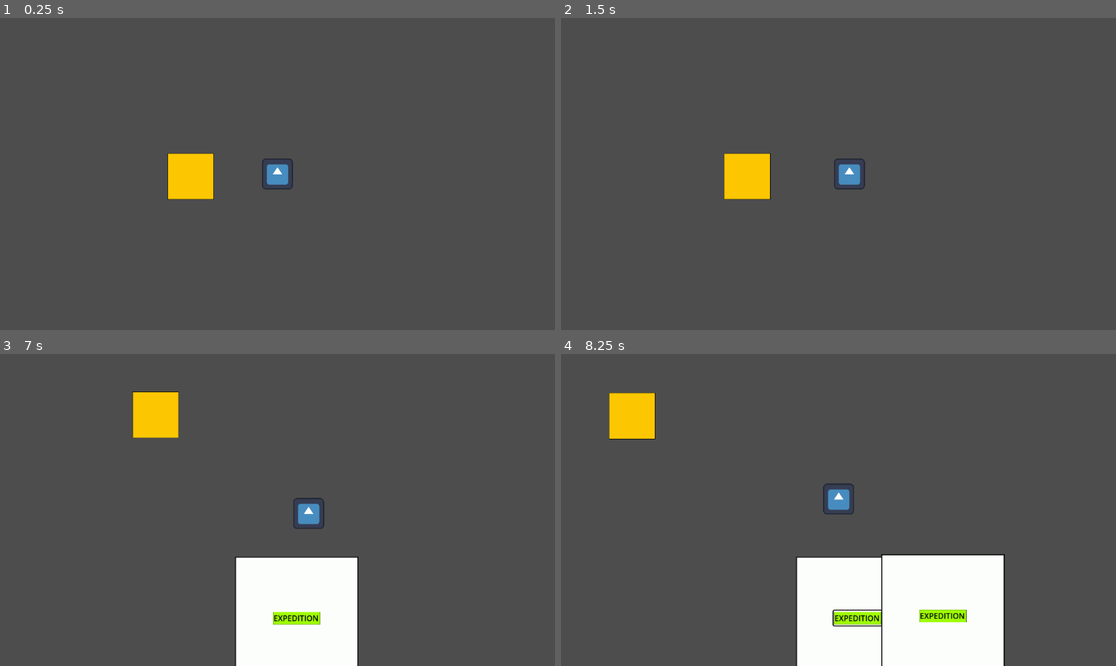
Above: before the commit, frames 1-4 (two rows, left to right).
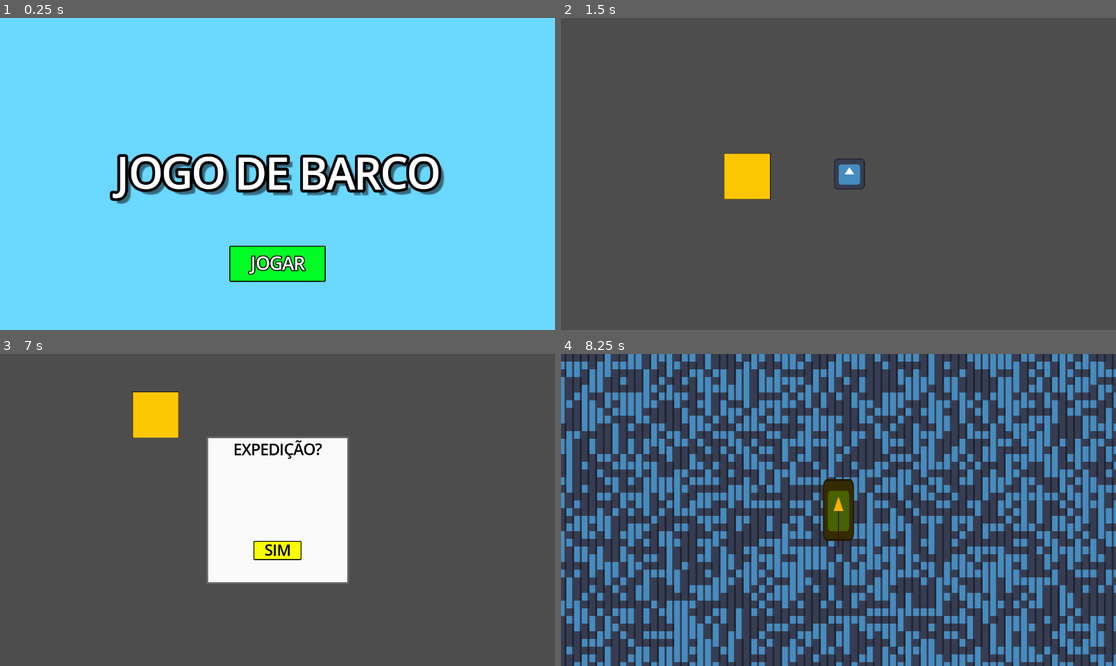
Above: after the commit, the same moments.

Repository: joaohprates/bugfeatfp
Game: Godot game, scene res://Scenes/Tela_Inicial.tscn
Two runs of this game, one before a commit and one after it. Both use one fixed random seed, a clock stepped at 60 frames per second and the inputs below. Before the commit the project starts from res://Scenes/Room.tscn. The engine's default icon, where the game draws it, is replaced by a stand-in: a white triangle on a blue panel in a dark square.
Inputs (mouse positions are in pixels of both pictures, inside the frame that each line leads up to):
- Up to frame 1 (0.25 s): no input
- Up to frame 2 (1.5 s): click (838, 264) at 0.5 s, where only the run after the commit has a clickable "JOGAR"; move the mouse to (960, 158) at 1.27 s; hold D (RIGHT) from 1.28 s (still down); tap E (Interact) at 1.35 s
- Up to frame 3 (7 s): move the mouse to (166, 525) at 2.02 s; release D (RIGHT) at 2.03 s; hold S (DOWN) 2.03-2.78 s; tap Shift (Anchor) at 2.1, 5.1 s; tap E (Interact) at 2.3, 2.85, 3.8, 4.35, 5.3, 5.85, 6.8 s; move the mouse to (333, 441) at 2.77 s; hold D (RIGHT) 2.78-3.53 s; move the mouse to (249, 572) at 3.52 s; hold W (UP) 3.53-4.28 s; right-click (249, 572) at 3.6 s; move the mouse to (444, 556) at 4.27 s; hold A (LEFT) 4.28-5.78 s; move the mouse to (111, 463) at 5.02 s; move the mouse to (305, 510) at 5.77 s; hold S (DOWN) 5.78-6.53 s; move the mouse to (194, 432) at 6.52 s; hold D (RIGHT) from 6.53 s (still down); right-click (194, 432) at 6.6 s
- Up to frame 4 (8.25 s): release D (RIGHT) at 7.25 s; click "EXPEDITION" (after the commit: "SIM") at 7.25 s; move the mouse to (960, 494) at 8.02 s; hold W (UP) from 8.03 s (still down); tap E (Interact) at 8.1 s

The runs differ from the first frame. In frame 1, 100% of the frame differs, in the area x 0-100%, y 0-100%; in frame 2, nothing differs; in frame 3, 16%; in frame 4, 61%.

Commit message:
Finalização do protótipo do sprint
adicionada tela inicial e totem que leva à expedição

Diff:
--- a/BOAT-Prototype/Entities/Player.tscn
+++ b/BOAT-Prototype/Entities/Player.tscn
@@ -11,8 +11,6 @@
 
 [node name="Player" type="CharacterBody2D"]
 script = ExtResource("1_1iada")
-
-[node name="CanvasLayer" type="CanvasLayer" parent="."]
 
 [node name="Icon" type="Sprite2D" parent="."]
 scale = Vector2(0.5, 0.5)
@@ -30,3 +28,14 @@
 
 [node name="Camera2D" type="Camera2D" parent="."]
 position_smoothing_enabled = true
+
+[node name="CanvasLayer" type="CanvasLayer" parent="."]
+
+[node name="UI" type="Control" parent="CanvasLayer"]
+layout_mode = 3
+anchors_preset = 15
+anchor_right = 1.0
+anchor_bottom = 1.0
+grow_horizontal = 2
+grow_vertical = 2
+metadata/_edit_lock_ = true
--- /dev/null
+++ b/BOAT-Prototype/Load_Screen.gd
@@ -0,0 +1,37 @@
+extends Control
+
+signal scene_loaded(path)
+
+@onready var path = Global.prox_cena
+@onready var bar = get_node("MarginContainer/VBoxContainer/ProgressBar")
+var progress_val
+
+
+
+func _ready() -> void:
+	_load(path)
+
+func _load(path_to_load):
+	ResourceLoader.load_threaded_request(path_to_load)
+	print('loaded')
+
+func _process(delta: float) -> void:
+	if not path:
+		return
+	var progress = []
+	var status = ResourceLoader.load_threaded_get_status(path, progress)
+	print(status)
+	if status == ResourceLoader.ThreadLoadStatus.THREAD_LOAD_IN_PROGRESS:
+		progress_val = progress[0]*100
+		bar.value = move_toward(bar.value, progress_val, delta * 20)
+
+	if status == ResourceLoader.ThreadLoadStatus.THREAD_LOAD_LOADED:
+		bar.value = move_toward(bar.value, 100.0, delta * 150)
+
+		if bar.value >= 99.0:
+			scene_loaded.emit(path)
+
+
+
+func _on_scene_loaded(path: Variant) -> void:
+	get_tree().change_scene_to_file(path)
--- /dev/null
+++ b/BOAT-Prototype/Scenes/Tela_Inicial.tscn
@@ -0,0 +1,103 @@
+[gd_scene load_steps=5 format=3 uid="uid://ddghqq0qp5h1q"]
+
+[ext_resource type="Script" uid="uid://crmrpwc1e8uen" path="res://TelaInicial.gd" id="1_84x8i"]
+[ext_resource type="StyleBox" uid="uid://dyq5s02mykhdw" path="res://UI/Button.tres" id="2_pwxgj"]
+
+[sub_resource type="LabelSettings" id="LabelSettings_bodlx"]
+font_size = 86
+outline_size = 25
+outline_color = Color(0, 0, 0, 1)
+shadow_size = 10
+shadow_color = Color(0, 0, 0, 0.298039)
+shadow_offset = Vector2(10, 10)
+
+[sub_resource type="LabelSettings" id="LabelSettings_qhp4a"]
+font_size = 36
+outline_size = 10
+outline_color = Color(0, 0, 0, 1)
+
+[node name="Control" type="Control"]
+layout_mode = 3
+anchors_preset = 15
+anchor_right = 1.0
+anchor_bottom = 1.0
+grow_horizontal = 2
+grow_vertical = 2
+script = ExtResource("1_84x8i")
+
+[node name="ColorRect" type="ColorRect" parent="."]
+layout_mode = 1
+anchors_preset = 15
+anchor_right = 1.0
+anchor_bottom = 1.0
+grow_horizontal = 2
+grow_vertical = 2
+color = Color(0.42, 0.845333, 1, 1)
+
+[node name="Label" type="Label" parent="."]
+layout_mode = 1
+anchors_preset = 8
+anchor_left = 0.5
+anchor_top = 0.5
+anchor_right = 0.5
+anchor_bottom = 0.5
+offset_left = -335.5
+offset_top = -60.0208
+offset_right = 335.5
+offset_bottom = 60.0208
+grow_horizontal = 2
+grow_vertical = 2
+theme_override_font_sizes/font_size = 86
+text = "JOGO DE BARCO"
+label_settings = SubResource("LabelSettings_bodlx")
+
+[node name="MarginContainer" type="MarginContainer" parent="."]
+layout_mode = 1
+anchors_preset = 15
+anchor_right = 1.0
+anchor_bottom = 1.0
+grow_horizontal = 2
+grow_vertical = 2
+theme_override_constants/margin_left = 100
+theme_override_constants/margin_top = 100
+theme_override_constants/margin_right = 100
+theme_override_constants/margin_bottom = 100
+
+[node name="Button" type="Button" parent="MarginContainer"]
+custom_minimum_size = Vector2(200, 75)
+layout_mode = 2
+size_flags_horizontal = 4
+size_flags_vertical = 8
+theme_override_styles/focus = ExtResource("2_pwxgj")
+theme_override_styles/disabled_mirrored = ExtResource("2_pwxgj")
+theme_override_styles/disabled = ExtResource("2_pwxgj")
+theme_override_styles/hover_pressed_mirrored = ExtResource("2_pwxgj")
+theme_override_styles/hover_pressed = ExtResource("2_pwxgj")
+theme_override_styles/hover_mirrored = ExtResource("2_pwxgj")
+theme_override_styles/hover = ExtResource("2_pwxgj")
+theme_override_styles/pressed_mirrored = ExtResource("2_pwxgj")
+theme_override_styles/pressed = ExtResource("2_pwxgj")
+theme_override_styles/normal_mirrored = ExtResource("2_pwxgj")
+theme_override_styles/normal = ExtResource("2_pwxgj")
+
+[node name="Label" type="Label" parent="MarginContainer/Button"]
+layout_mode = 1
+anchors_preset = 8
+anchor_left = 0.5
+anchor_top = 0.5
+anchor_right = 0.5
+anchor_bottom = 0.5
+offset_left = -56.0
+offset_top = -51.5
+offset_right = 57.0
+offset_bottom = 105.5
+grow_horizontal = 2
+grow_vertical = 2
+text = "JOGAR
+"
+label_settings = SubResource("LabelSettings_qhp4a")
+horizontal_alignment = 1
+vertical_alignment = 1
+uppercase = true
+
+[connection signal="pressed" from="MarginContainer/Button" to="." method="_on_button_pressed"]
--- a/BOAT-Prototype/Scripts/Global.gd
+++ b/BOAT-Prototype/Scripts/Global.gd
@@ -2,3 +2,9 @@
 
 var player
 var player_boat
+var Tela_Player
+var prox_cena
+
+func mudar_cena(path):
+	prox_cena = path
+	get_tree().change_scene_to_file("res://UI/Load_Screen.tscn")
--- a/BOAT-Prototype/Scripts/player.gd
+++ b/BOAT-Prototype/Scripts/player.gd
@@ -1,6 +1,7 @@
 extends CharacterBody2D
 
 @onready var HUD = get_node("CanvasLayer")
+@onready var UI = get_node("CanvasLayer/UI")
 @export var mspeed = 400
 var speed = 0
 var dir = Vector2.ZERO
@@ -10,6 +11,7 @@
 
 func _ready() -> void:
 	Global.player = self
+	Global.Tela_Player = UI
 func _physics_process(delta: float) -> void:
 	if active:
 		move(delta)
--- /dev/null
+++ b/BOAT-Prototype/TelaInicial.gd
@@ -0,0 +1,5 @@
+extends Control
+
+
+func _on_button_pressed() -> void:
+	Global.mudar_cena("res://Scenes/Room.tscn")
--- /dev/null
+++ b/BOAT-Prototype/UI/Button.tres
@@ -0,0 +1,13 @@
+[gd_resource type="StyleBoxFlat" format=3 uid="uid://dyq5s02mykhdw"]
+
+[resource]
+bg_color = Color(0, 0.99, 0.1485, 1)
+border_width_left = 2
+border_width_top = 2
+border_width_right = 2
+border_width_bottom = 2
+border_color = Color(0, 0, 0, 1)
+corner_radius_top_left = 2
+corner_radius_top_right = 2
+corner_radius_bottom_right = 2
+corner_radius_bottom_left = 2
--- /dev/null
+++ b/BOAT-Prototype/UI/Expedition.tscn
@@ -0,0 +1,149 @@
+[gd_scene load_steps=8 format=3 uid="uid://dgbwhr4npfcu7"]
+
+[ext_resource type="Script" uid="uid://c6sly0a5h5hyf" path="res://UI/expedition.gd" id="1_4om8g"]
+
+[sub_resource type="StyleBoxFlat" id="StyleBoxFlat_rnlsc"]
+bg_color = Color(0.98, 0.98, 0.98, 1)
+border_width_left = 4
+border_width_top = 4
+border_width_right = 4
+border_width_bottom = 4
+border_color = Color(0.39, 0.39, 0.39, 1)
+corner_radius_top_left = 3
+corner_radius_top_right = 3
+corner_radius_bottom_right = 3
+corner_radius_bottom_left = 3
+corner_detail = 7
+anti_aliasing_size = 0.193
+
+[sub_resource type="StyleBoxFlat" id="StyleBoxFlat_4om8g"]
+bg_color = Color(0, 0.99, 0.1485, 1)
+border_width_left = 2
+border_width_top = 2
+border_width_right = 2
+border_width_bottom = 2
+border_color = Color(0, 0, 0, 1)
+corner_radius_top_left = 2
+corner_radius_top_right = 2
+corner_radius_bottom_right = 2
+corner_radius_bottom_left = 2
+
+[sub_resource type="StyleBoxFlat" id="StyleBoxFlat_y5k7q"]
+bg_color = Color(0.033, 0, 0.99, 1)
+border_width_left = 2
+border_width_top = 2
+border_width_right = 2
+border_width_bottom = 2
+border_color = Color(0, 0, 0, 1)
+corner_radius_top_left = 2
+corner_radius_top_right = 2
+corner_radius_bottom_right = 2
+corner_radius_bottom_left = 2
+
+[sub_resource type="StyleBoxFlat" id="StyleBoxFlat_mqio0"]
+bg_color = Color(0.9735, 0.99, 0, 1)
+border_width_left = 2
+border_width_top = 2
+border_width_right = 2
+border_width_bottom = 2
+border_color = Color(0, 0, 0, 1)
+corner_radius_top_left = 2
+corner_radius_top_right = 2
+corner_radius_bottom_right = 2
+corner_radius_bottom_left = 2
+
+[sub_resource type="LabelSettings" id="LabelSettings_y5k7q"]
+font_size = 30
+font_color = Color(0, 0, 0, 1)
+
+[sub_resource type="StyleBoxEmpty" id="StyleBoxEmpty_rnlsc"]
+
+[node name="Control" type="Control"]
+layout_mode = 3
+anchors_preset = 8
+anchor_left = 0.5
+anchor_top = 0.5
+anchor_right = 0.5
+anchor_bottom = 0.5
+offset_left = -20.0
+offset_top = -20.0
+offset_right = 20.0
+offset_bottom = 20.0
+grow_horizontal = 2
+grow_vertical = 2
+script = ExtResource("1_4om8g")
+
+[node name="Panel" type="Panel" parent="."]
+layout_mode = 1
+anchors_preset = 8
+anchor_left = 0.5
+anchor_top = 0.5
+anchor_right = 0.5
+anchor_bottom = 0.5
+offset_left = -148.5
+offset_top = -153.5
+offset_right = 148.5
+offset_bottom = 153.5
+grow_horizontal = 2
+grow_vertical = 2
+theme_override_styles/panel = SubResource("StyleBoxFlat_rnlsc")
+
+[node name="MarginContainer" type="MarginContainer" parent="Panel"]
+layout_mode = 1
+anchors_preset = 15
+anchor_right = 1.0
+anchor_bottom = 1.0
+grow_horizontal = 2
+grow_vertical = 2
+size_flags_vertical = 4
+theme_override_constants/margin_left = 6
+theme_override_constants/margin_top = 6
+theme_override_constants/margin_right = 6
+theme_override_constants/margin_bottom = 6
+
+[node name="HBoxContainer" type="VBoxContainer" parent="Panel/MarginContainer"]
+layout_mode = 2
+alignment = 1
+
+[node name="Label" type="Label" parent="Panel/MarginContainer/HBoxContainer"]
+layout_mode = 2
+size_flags_horizontal = 4
+size_flags_vertical = 2
+theme_override_colors/font_color = Color(0, 0, 0, 1)
+theme_override_font_sizes/font_size = 31
+text = "Expedição?"
+uppercase = true
+
+[node name="Button" type="Button" parent="Panel/MarginContainer/HBoxContainer"]
+custom_minimum_size = Vector2(100, 40)
+layout_mode = 2
+size_flags_horizontal = 4
+size_flags_vertical = 8
+theme_override_styles/hover_pressed_mirrored = SubResource("StyleBoxFlat_4om8g")
+theme_override_styles/hover_pressed = SubResource("StyleBoxFlat_4om8g")
+theme_override_styles/hover = SubResource("StyleBoxFlat_y5k7q")
+theme_override_styles/pressed = SubResource("StyleBoxFlat_4om8g")
+theme_override_styles/normal = SubResource("StyleBoxFlat_mqio0")
+
+[node name="Label" type="Label" parent="Panel/MarginContainer/HBoxContainer/Button"]
+layout_mode = 1
+anchors_preset = 8
+anchor_left = 0.5
+anchor_top = 0.5
+anchor_right = 0.5
+anchor_bottom = 0.5
+offset_left = -27.5
+offset_top = -20.9375
+offset_right = 27.5
+offset_bottom = 20.9375
+grow_horizontal = 2
+grow_vertical = 2
+text = "SIM"
+label_settings = SubResource("LabelSettings_y5k7q")
+
+[node name="HSeparator" type="HSeparator" parent="Panel/MarginContainer/HBoxContainer"]
+layout_mode = 2
+theme_override_constants/separation = 40
+theme_override_styles/separator = SubResource("StyleBoxEmpty_rnlsc")
+
+[connection signal="button_up" from="Panel/MarginContainer/HBoxContainer/Button" to="." method="_on_button_button_up"]
--- /dev/null
+++ b/BOAT-Prototype/UI/Load_Screen.tscn
@@ -0,0 +1,87 @@
+[gd_scene load_steps=4 format=3 uid="uid://wjf7xsh1534r"]
+
+[ext_resource type="Script" uid="uid://nkhbmhtr5vul" path="res://Load_Screen.gd" id="1_e64yk"]
+
+[sub_resource type="StyleBoxFlat" id="StyleBoxFlat_0o8sy"]
+bg_color = Color(0, 0, 0, 1)
+border_width_left = 5
+border_width_top = 5
+border_width_right = 5
+border_width_bottom = 5
+border_color = Color(0.544974, 0.544974, 0.544974, 1)
+corner_radius_top_left = 10
+corner_radius_top_right = 10
+corner_radius_bottom_right = 10
+corner_radius_bottom_left = 10
+expand_margin_left = 5.0
+expand_margin_top = 5.0
+expand_margin_right = 5.0
+expand_margin_bottom = 5.0
+anti_aliasing = false
+
+[sub_resource type="StyleBoxFlat" id="StyleBoxFlat_rg3ei"]
+bg_color = Color(0.407843, 0.67451, 0.901961, 1)
+corner_radius_top_left = 10
+corner_radius_top_right = 10
+corner_radius_bottom_right = 10
+corner_radius_bottom_left = 10
+anti_aliasing = false
+
+[node name="Control" type="Control"]
+layout_mode = 3
+anchors_preset = 15
+anchor_right = 1.0
+anchor_bottom = 1.0
+grow_horizontal = 2
+grow_vertical = 2
+script = ExtResource("1_e64yk")
+
+[node name="ColorRect" type="ColorRect" parent="."]
+layout_mode = 1
+anchors_preset = 15
+anchor_right = 1.0
+anchor_bottom = 1.0
+grow_horizontal = 2
+grow_vertical = 2
+color = Color(0, 0, 0, 1)
+
+[node name="MarginContainer" type="MarginContainer" parent="."]
+clip_contents = true
+layout_mode = 1
+anchors_preset = 15
+anchor_right = 1.0
+anchor_bottom = 1.0
+grow_horizontal = 2
+grow_vertical = 2
+theme_override_constants/margin_left = 50
+theme_override_constants/margin_top = 10
+theme_override_constants/margin_right = 50
+theme_override_constants/margin_bottom = 25
+
+[node name="VBoxContainer" type="VBoxContainer" parent="MarginContainer"]
+layout_mode = 2
+size_flags_vertical = 8
+
+[node name="Label" type="Label" parent="MarginContainer/VBoxContainer"]
+layout_mode = 2
+size_flags_horizontal = 4
+size_flags_vertical = 8
+theme_override_colors/font_color = Color(1, 1, 1, 1)
+theme_override_font_sizes/font_size = 36
+text = "Carregando..."
+
+[node name="HSeparator" type="HSeparator" parent="MarginContainer/VBoxContainer"]
+layout_mode = 2
+size_flags_vertical = 8
+theme_override_constants/separation = 0
+
+[node name="ProgressBar" type="ProgressBar" parent="MarginContainer/VBoxContainer"]
+custom_minimum_size = Vector2(900, 10)
+layout_mode = 2
+size_flags_vertical = 8
+size_flags_stretch_ratio = 0.0
+theme_override_styles/background = SubResource("StyleBoxFlat_0o8sy")
+theme_override_styles/fill = SubResource("StyleBoxFlat_rg3ei")
+show_percentage = false
+
+[connection signal="scene_loaded" from="." to="." method="_on_scene_loaded"]
--- /dev/null
+++ b/BOAT-Prototype/UI/expedition.gd
@@ -0,0 +1,5 @@
+extends Control
+
+
+func _on_button_button_up() -> void:
+	Global.mudar_cena("res://Scenes/Sea.tscn")
--- a/BOAT-Prototype/project.godot
+++ b/BOAT-Prototype/project.godot
@@ -11,13 +11,17 @@
 [application]
 
 config/name="BOAT-Prototype"
-run/main_scene="uid://dav0i5jr0o2tb"
+run/main_scene="uid://ddghqq0qp5h1q"
 config/features=PackedStringArray("4.4", "Forward Plus")
 config/icon="res://icon.svg"
 
 [autoload]
 
 Global="*res://Scripts/Global.gd"
+
+[gui]
+
+theme/default_font_multichannel_signed_distance_field=true
 
 [input]
 
--- a/BOAT-Prototype/totem.gd
+++ b/BOAT-Prototype/totem.gd
@@ -1,12 +1,12 @@
 extends Interactable
 
-@onready var exp = preload("res://Entities/exp.tscn")
+@onready var exp = preload("res://UI/Expedition.tscn")
 
 func _ready() -> void:
 	pass
 func _process(delta: float) -> void:
 	if InRange and Input.is_action_just_pressed("Interact"):
-		Global.player.HUD.add_child(load("res://Entities/exp.tscn").instantiate())
+		Global.player.UI.add_child(exp.instantiate())
 
 func _on_area_2d_area_entered(area: Area2D) -> void:
 	InRange = true
Not shown, added: BOAT-Prototype/Load_Screen.gd.uid
Not shown, added: BOAT-Prototype/TelaInicial.gd.uid
Not shown, added: BOAT-Prototype/UI/expedition.gd.uid
